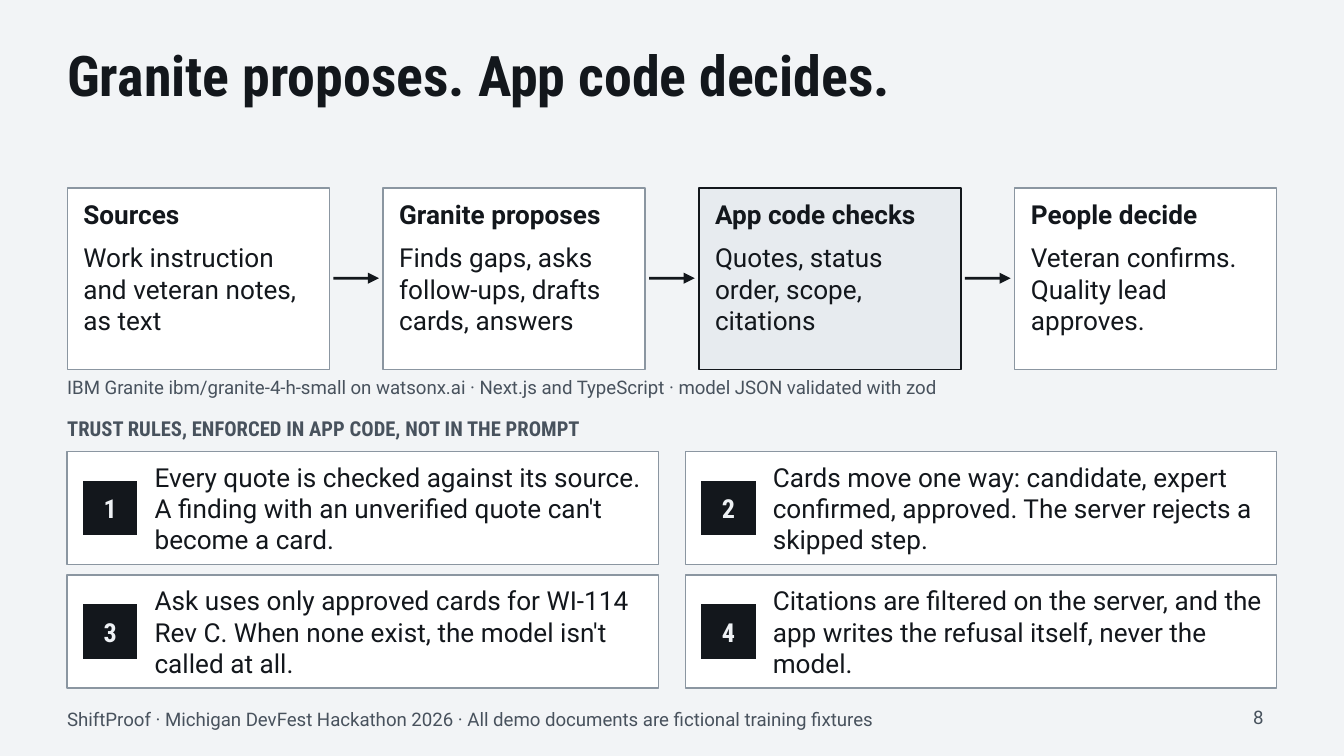
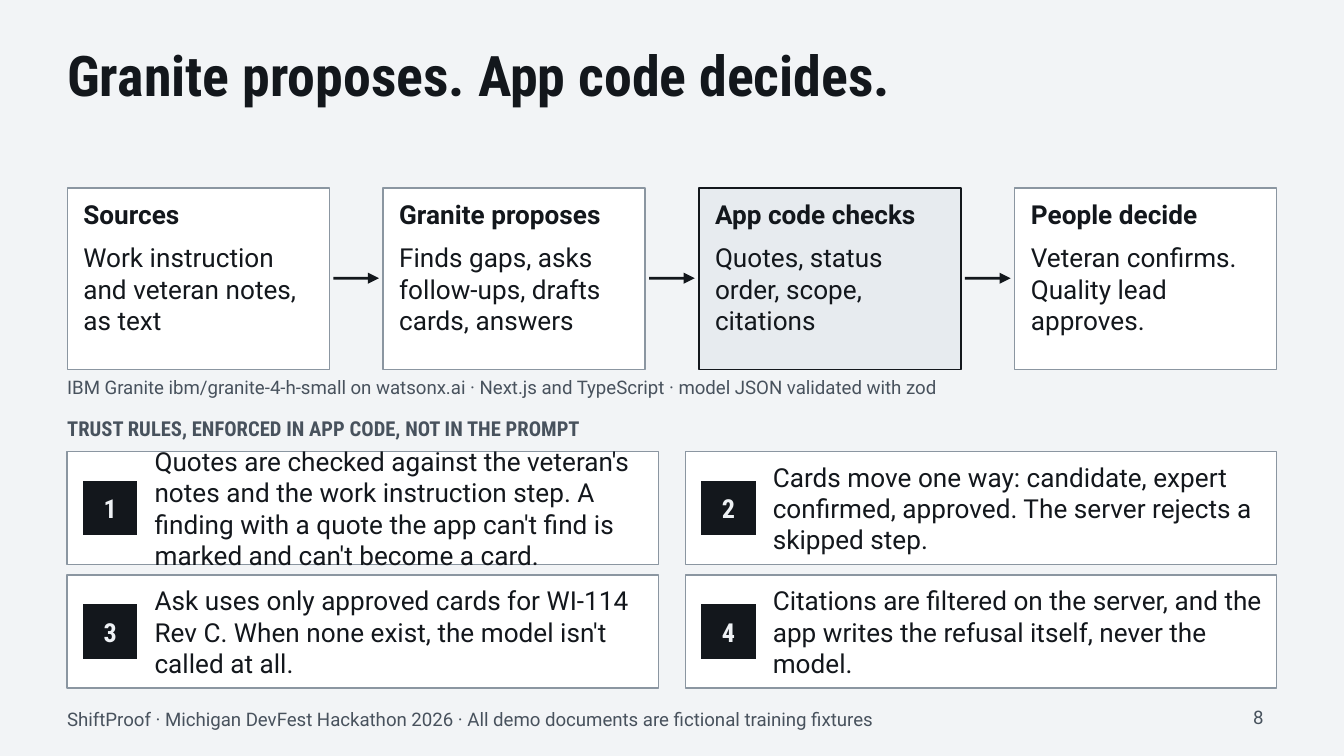
Before and after one commit to critesjosh/mi-devfest, a slide deck: slide 8 of docs/pitch/ShiftProof-pitch.pptx. Drawn at 1344x756 pixels with LibreOffice and Linux fonts; fonts in the diff are those of the drawing. Boxes give left, top, right and bottom in pixels: in the first picture for what was removed or moved away, otherwise in the second. Text is boxed around its words. In the diff, an @@ line names an element or a change of style, - is before the commit and + after.

```diff
--- a/docs/pitch/ShiftProof-pitch.pptx
+++ b/docs/pitch/ShiftProof-pitch.pptx
@@ text at bbox=[155, 451, 629, 566]: text changed @@
-Every quote is checked against its source. A finding with an unverified quote can't become a card.
+Quotes are checked against the veteran's notes and the work instruction step. A finding with a quote the app can't find is marked and can't become a card.
```
Also in this commit, not shown: 5 other slides changed, 25 other files.
